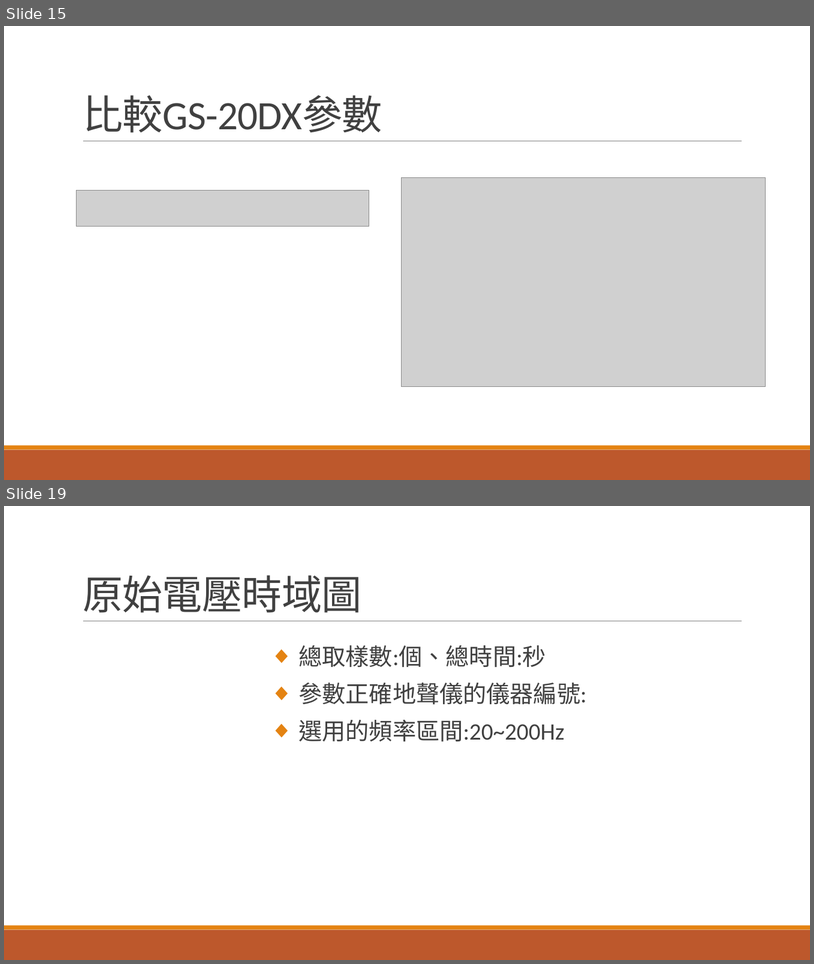
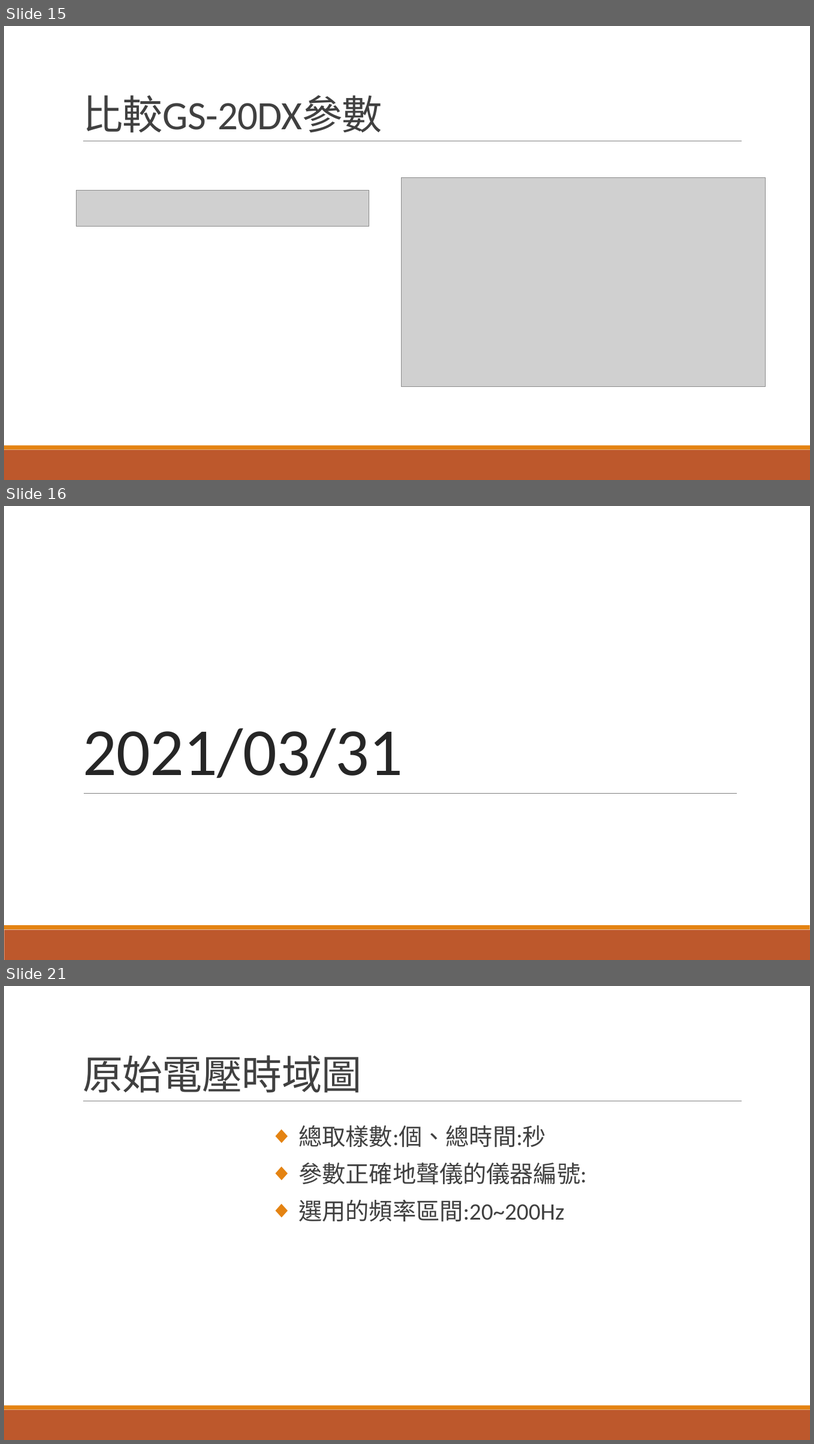
Before and after one commit to r889165/BackUpThesis, a slide deck: Geophone_Calibration/地聲儀求參數.pptx. Shown one above the other, each under a label of ours: slides 15 and 19 before the commit, slides 15, 16 and 21 after it; the slides between them are not shown. The pictures are 814x964 and 814x1444 pixels, drawn with LibreOffice and Linux fonts; fonts in the diff are those of the drawing; grey boxes stand for pictures. Boxes give left, top, right and bottom in pixels: in the first picture for what was removed or moved away, otherwise in the second. Text is boxed around its words. In the diff, an @@ line names an element or a change of style, - is before the commit and + after.

```diff
--- a/Geophone_Calibration/地聲儀求參數.pptx
+++ b/Geophone_Calibration/地聲儀求參數.pptx
@@ slide 16 added at (4,506,810,960), background #FFFFFF; not listed: 2 template elements that a slide beside it also shows @@
@@ title added at (83,728,404,778), 80 pt, text #262626 @@
+2021/03/31
@@ line added from (84, 793) to (737, 793), #808080 0.5 pt @@
@@ what was slide 19 is now slide 21 @@
```
Also in this commit, not shown: 1 slide changed, 4 other slides added, 3 slides removed, 12 other files.
